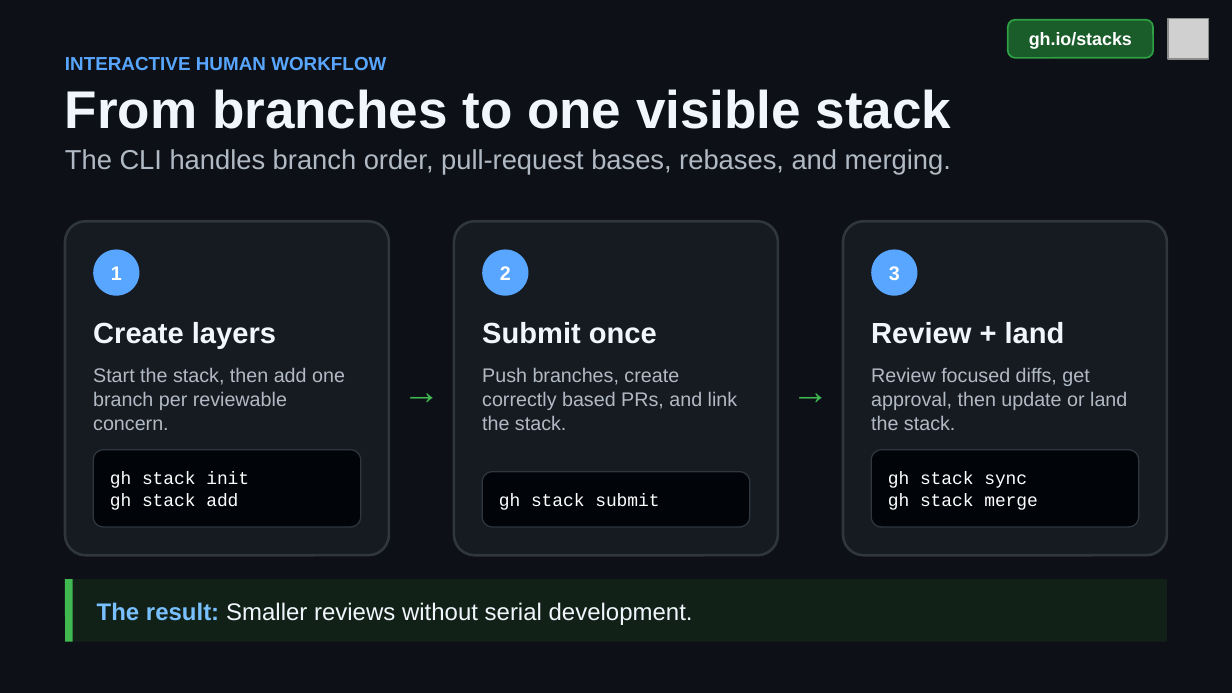
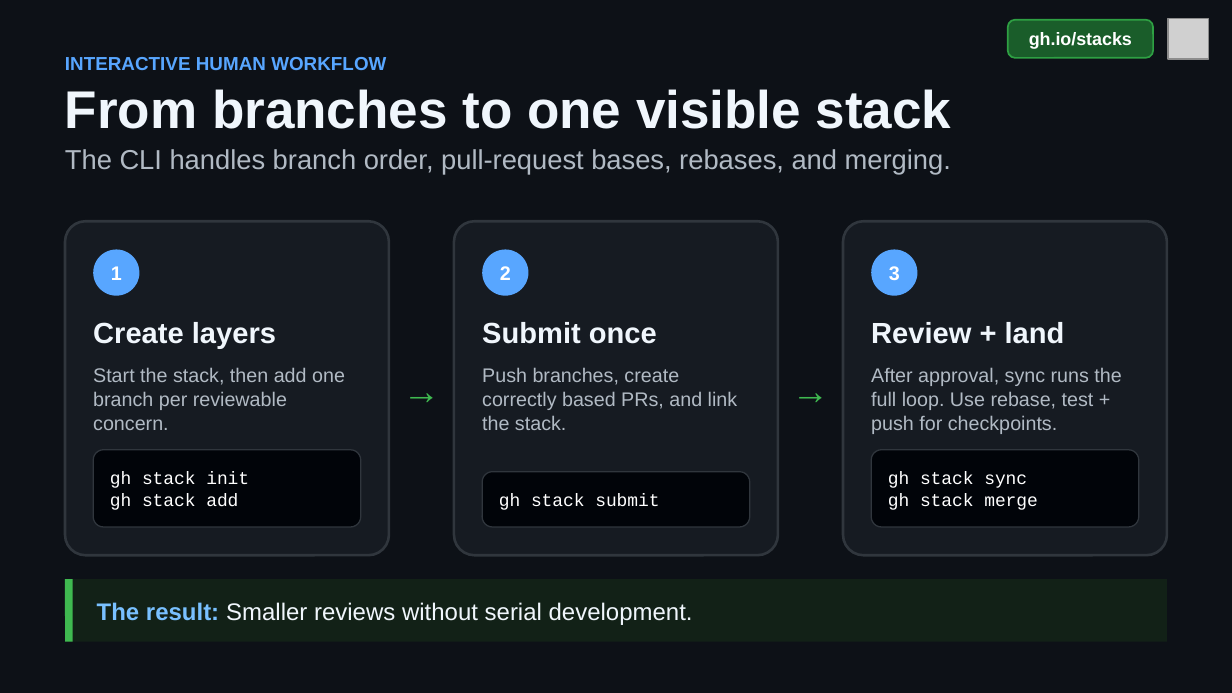
Before and after one commit to DanWahlin/gh-stack-demo, a slide deck: slide 5 of github-stacked-prs.pptx. Drawn at 1232x693 pixels with LibreOffice and Linux fonts; fonts in the diff are those of the drawing; grey boxes stand for pictures. Boxes give left, top, right and bottom in pixels: in the first picture for what was removed or moved away, otherwise in the second. Text is boxed around its words. In the diff, an @@ line names an element or a change of style, - is before the commit and + after.

Commit message:
Refine stacked PR training materials

```diff
--- a/github-stacked-prs.pptx
+++ b/github-stacked-prs.pptx
@@ text at (871, 367, 1121, 434): text changed @@
-Review focused diffs, get approval, then update or land the stack.
+After approval, sync runs the full loop. Use rebase, test + push for checkpoints.
```
Also in this commit, not shown: 1 other slide changed, 13 other files.
